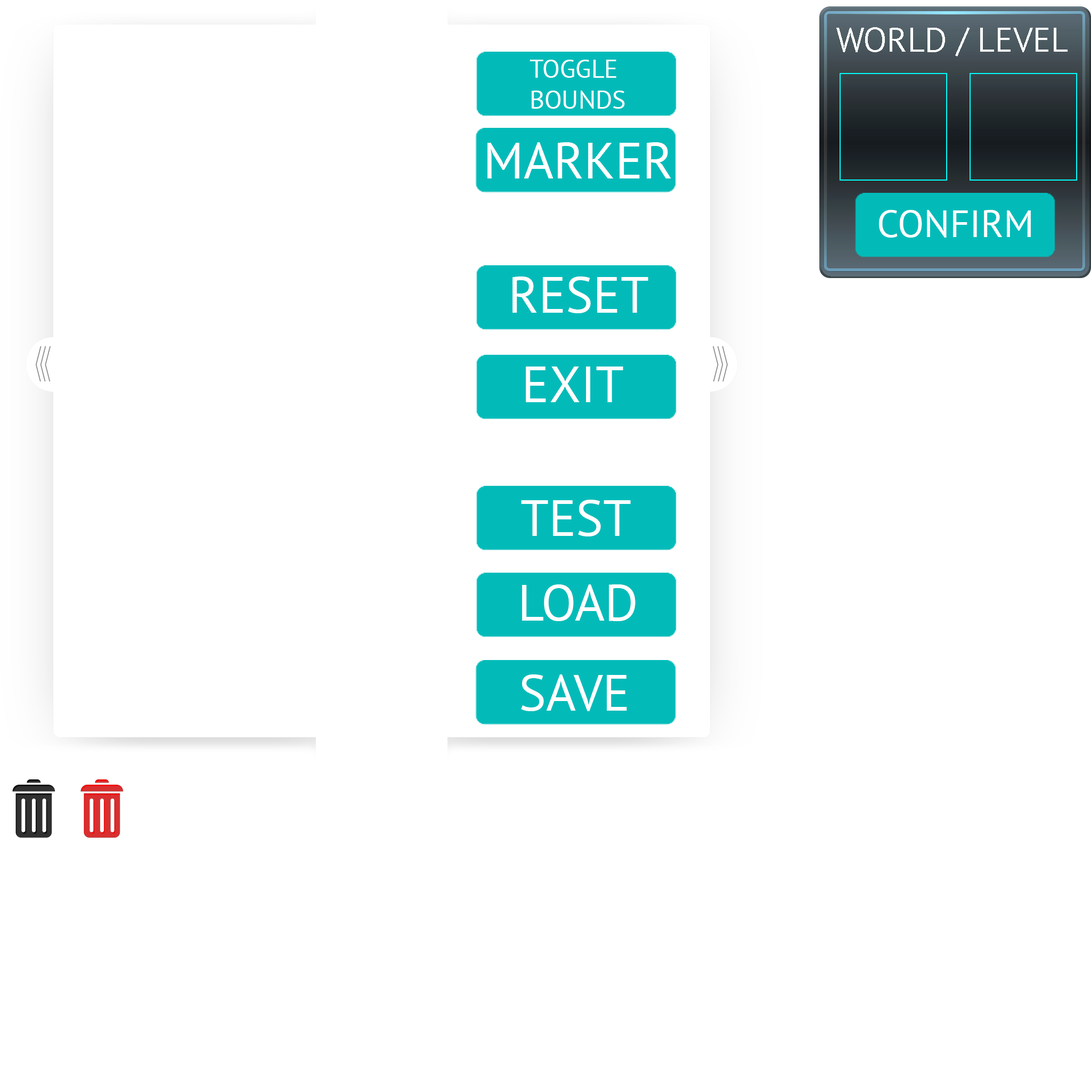
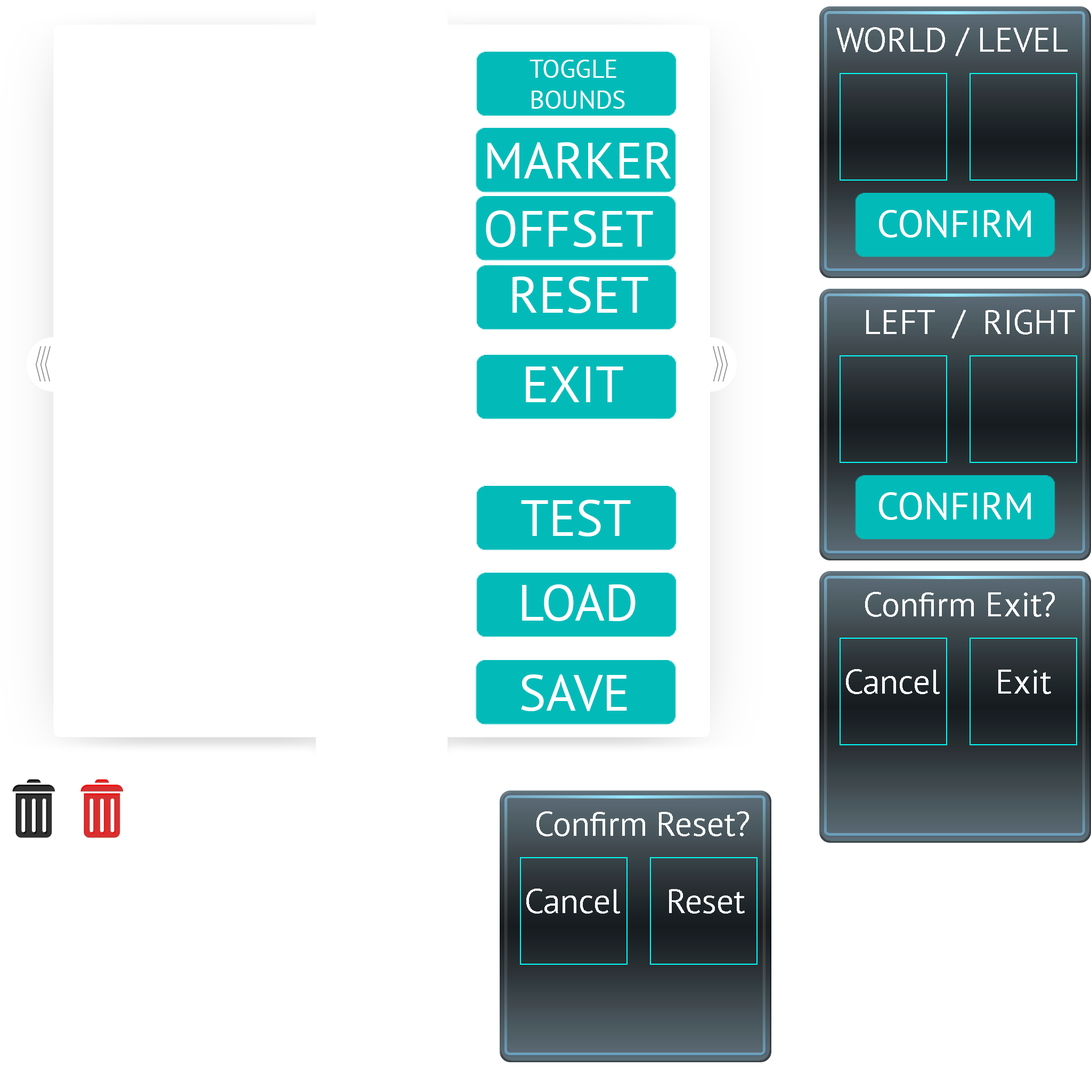
Layer changes from the first 1091x1091 image to the second:
added layer "OFFSET" above "offset button" over [486,210,654,248]
added layer "offset button" above "MARKER" over [475,196,677,262]
added layer "CONFIRM offset" above "LEFT / RIGHT" over [854,475,1057,541]
added layer "LEFT / RIGHT" above "OffsetPanel" over [866,309,1076,339]
added layer "OffsetPanel" above "Cancel Exit" over [819,288,1091,561]
added layer "Cancel Exit" above "Confirm Exit?" over [846,669,1052,695]
added layer "Confirm Exit?" above "Confirm Exit" over [865,592,1056,618]
added layer "Confirm Exit" above "Cancel Reset" over [819,571,1091,844]
added layer "Cancel Reset" above "Confirm Reset?" over [526,888,746,915]
added layer "Confirm Reset?" above "Confirm Reset" over [536,811,750,837]
added layer "Confirm Reset" above "bg" over [499,790,772,1063]
